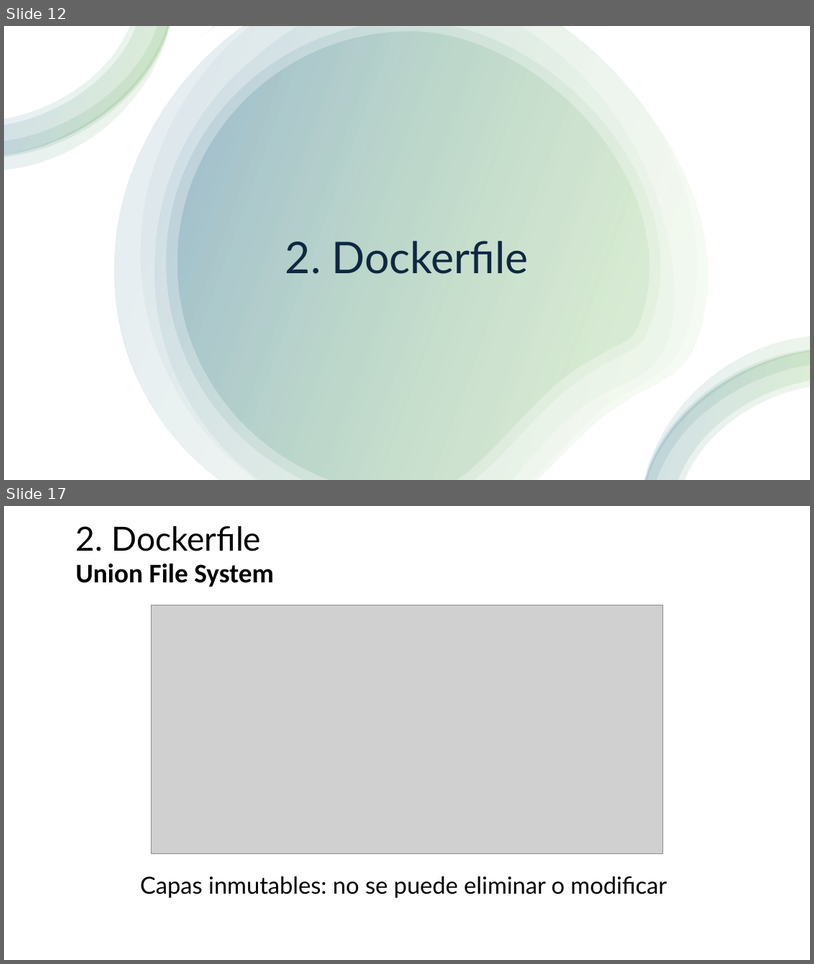
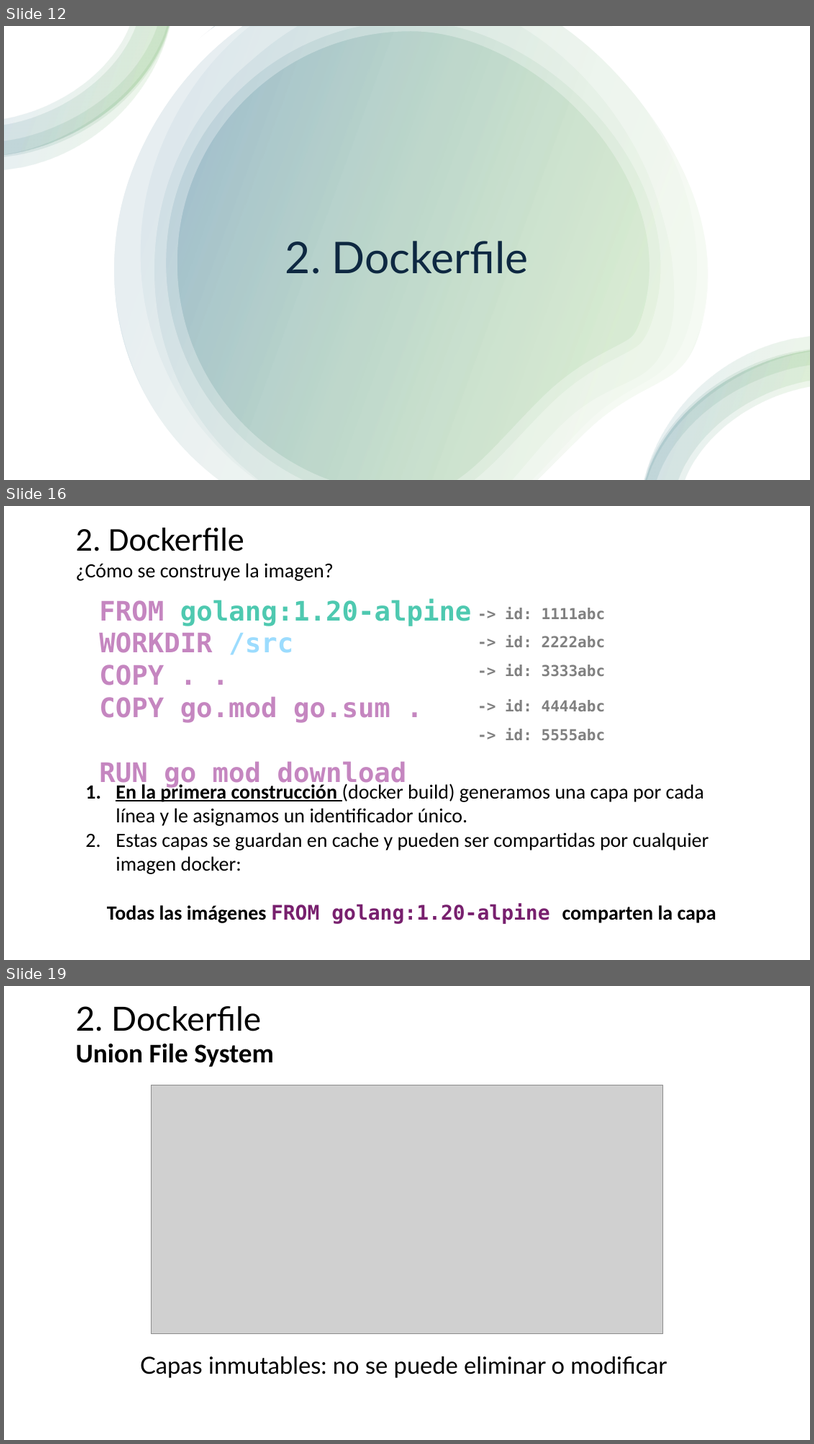
Before and after one commit to jpaniorte/docker25, a slide deck: ppt/3_Dockerfile.pptx. Shown one above the other, each under a label of ours: slides 12 and 17 before the commit, slides 12, 16 and 19 after it; the slides between them are not shown. The pictures are 814x964 and 814x1444 pixels, drawn with LibreOffice and Linux fonts; fonts in the diff are those of the drawing; grey boxes stand for pictures. Boxes give left, top, right and bottom in pixels: in the first picture for what was removed or moved away, otherwise in the second. Text is boxed around its words. In the diff, an @@ line names an element or a change of style, - is before the commit and + after.

```diff
--- a/ppt/3_Dockerfile.pptx
+++ b/ppt/3_Dockerfile.pptx
@@ slide 16 added at (4, 506, 810, 960), background #FFFFFF @@
@@ text added at (76, 528, 244, 551), 39.6 pt, text #000000 @@
+2. Dockerfile
@@ text added at (76, 563, 334, 581), 24 pt, text #000000 @@
+¿Cómo se construye la imagen?
@@ text added at (99, 598, 472, 788), 32 pt, text #C586C0, bold @@
+FROM golang:1.20-alpine
+WORKDIR /src
+COPY . .
+COPY go.mod go.sum .
+RUN go mod download
@@ text added at (505, 607, 605, 619), 18 pt, text #808080, bold @@
+-> id: 1111abc
@@ text added at (505, 635, 605, 647), 18 pt, text #808080, bold @@
+-> id: 2222abc
@@ text added at (505, 664, 605, 676), 18 pt, text #808080, bold @@
+-> id: 3333abc
@@ text added at (505, 699, 605, 711), 18 pt, text #808080, bold @@
+-> id: 4444abc
@@ text added at (505, 728, 605, 740), 18 pt, text #808080, bold @@
+-> id: 5555abc
@@ text added at (107, 781, 717, 924), 24 pt, text #000000 @@
+1. En la primera construcción (docker build) generamos una capa por cada línea y le asignamos un identificador único.
+2. Estas capas se guardan en cache y pueden ser compartidas por cualquier imagen docker:
+Todas las imágenes FROM golang:1.20-alpine comparten la capa
@@ what was slide 17 is now slide 19 @@
```
Also in this commit, not shown: 7 slides changed, 4 other slides added, 3 slides removed, 1 other file.
